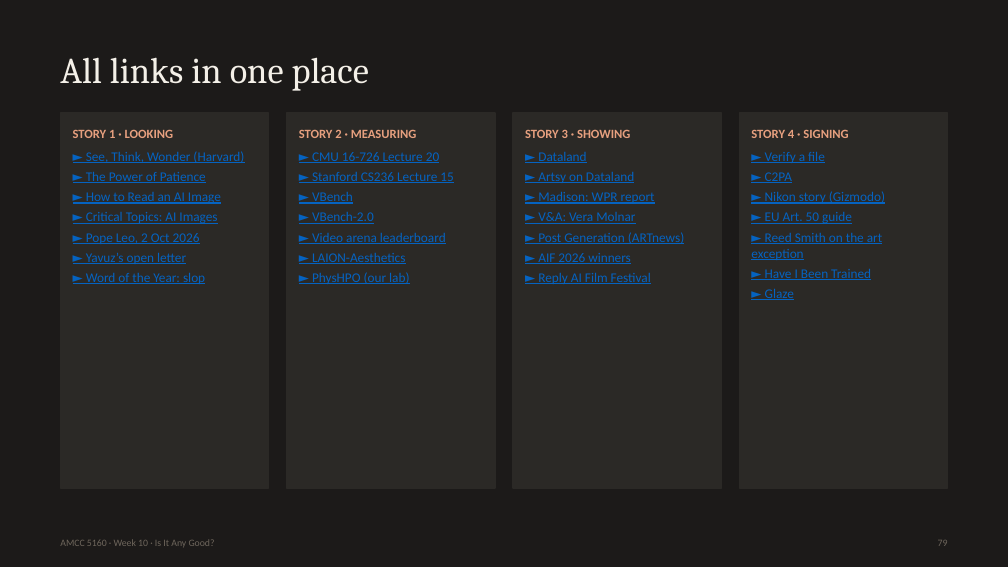
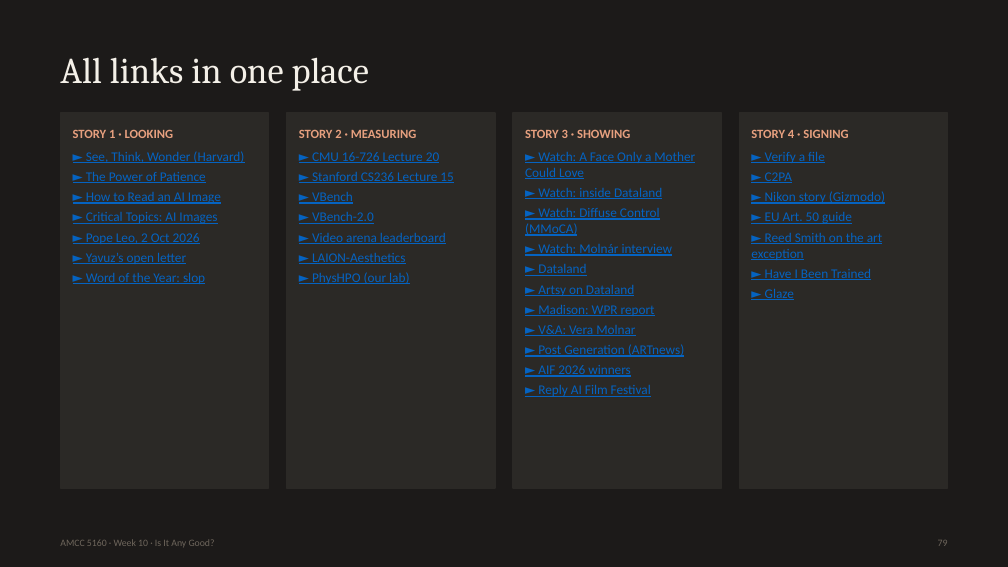
Before and after one commit to leehomyc/leehomyc.github.io, a slide deck: slide 79 of amcc5160/lecture-10/downloads/Lecture10_Slides.pptx. Drawn at 1008x567 pixels with LibreOffice and Linux fonts; fonts in the diff are those of the drawing. Boxes give left, top, right and bottom in pixels: in the first picture for what was removed or moved away, otherwise in the second. Text is boxed around its words. In the diff, an @@ line names an element or a change of style, - is before the commit and + after.

```diff
--- a/amcc5160/lecture-10/downloads/Lecture10_Slides.pptx
+++ b/amcc5160/lecture-10/downloads/Lecture10_Slides.pptx
@@ text at (525, 152, 695, 256): paragraphs added @@
+► Watch: A Face Only a Mother Could Love
+► Watch: inside Dataland
+► Watch: Diffuse Control (MMoCA)
+► Watch: Molnár interview
```
Also in this commit, not shown: 8 other slides changed, 16 other files.
